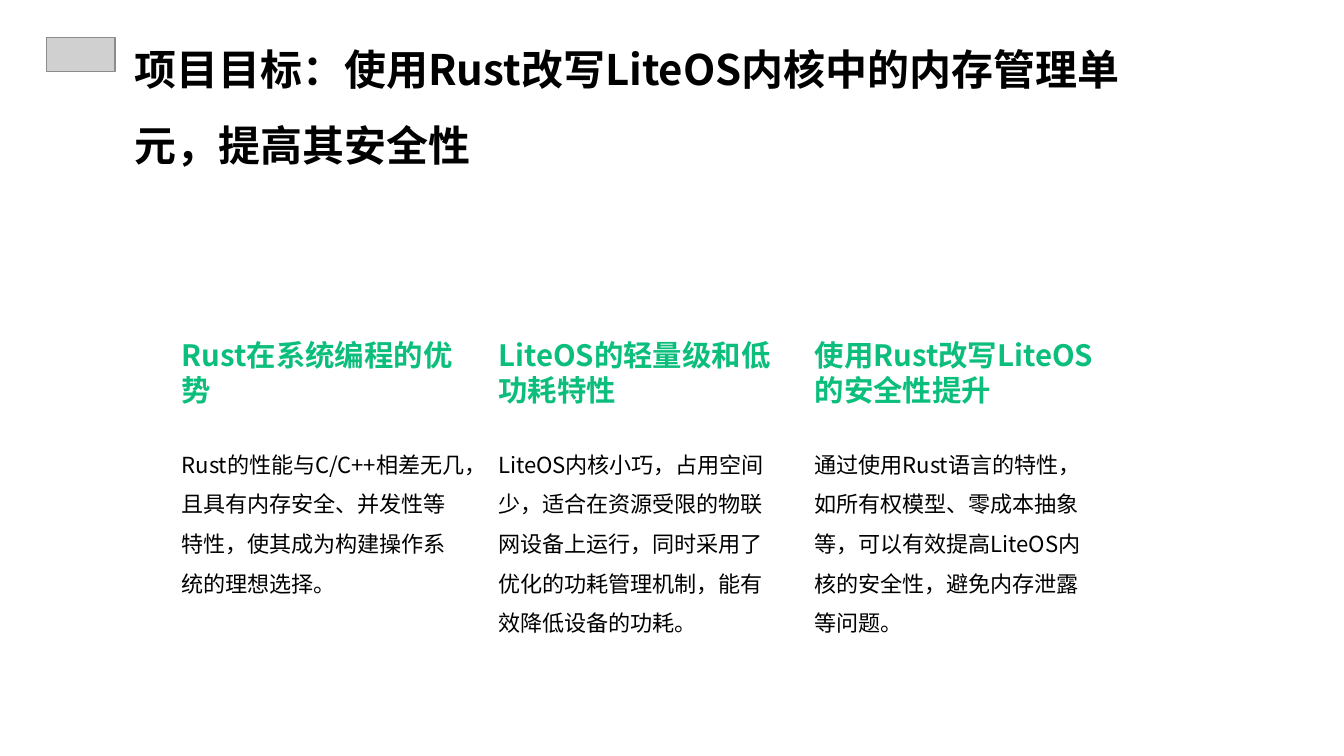
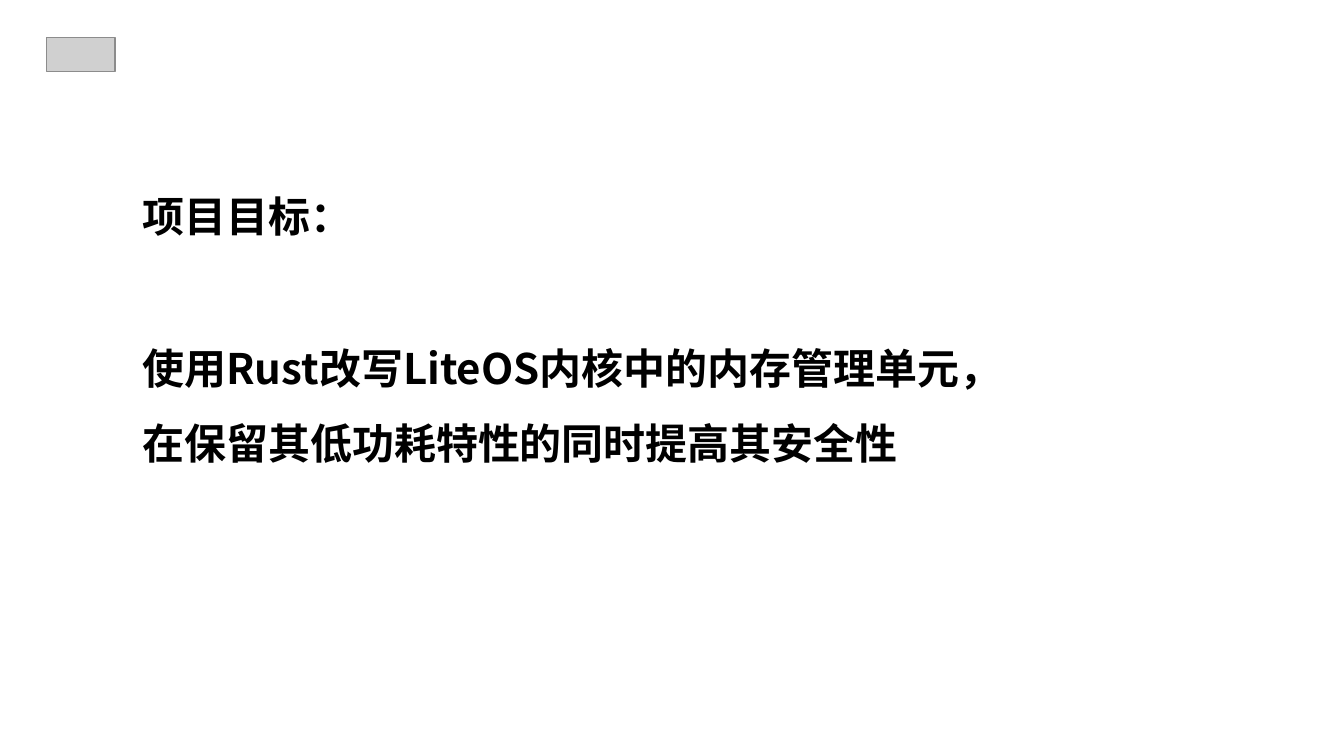
Before and after one commit to OSH-2024/Rage_of_dUST, a slide deck: slide 9 of docs/mid_term/Rage_of_dUST_midterm_report.pptx (slide 6 before the commit). Drawn at 1344x756 pixels with LibreOffice and Linux fonts; fonts in the diff are those of the drawing; grey boxes stand for pictures; background and template pictures are left out. Boxes give left, top, right and bottom in pixels: in the first picture for what was removed or moved away, otherwise in the second. Text is boxed around its words. In the diff, an @@ line names an element or a change of style, - is before the commit and + after.

```diff
--- a/docs/mid_term/Rage_of_dUST_midterm_report.pptx
+++ b/docs/mid_term/Rage_of_dUST_midterm_report.pptx
@@ text at [142,196,1002,463]: text changed @@
-项目目标：使用Rust改写LiteOS内核中的内存管理单元，提高其安全性
+项目目标：
+使用Rust改写LiteOS内核中的内存管理单元，
+在保留其低功耗特性的同时提高其安全性
@@ text removed at [815,341,1093,633] @@
-使用Rust改写LiteOS的安全性提升
-通过使用Rust语言的特性，如所有权模型、零成本抽象等，可以有效提高LiteOS内核的安全性，避免内存泄露等问题。
@@ text removed at [182,454,486,594] @@
-Rust在系统编程的优势
-Rust的性能与C/C++相差无几，且具有内存安全、并发性等特性，使其成为构建操作系统的理想选择。
@@ text removed at [498,454,764,633] @@
-LiteOS的轻量级和低功耗特性
-LiteOS内核小巧，占用空间少，适合在资源受限的物联网设备上运行，同时采用了优化的功耗管理机制，能有效降低设备的功耗。
```
Also in this commit, not shown: 8 other slides changed, 5 slides added, 5 slides removed, 10 other files.
